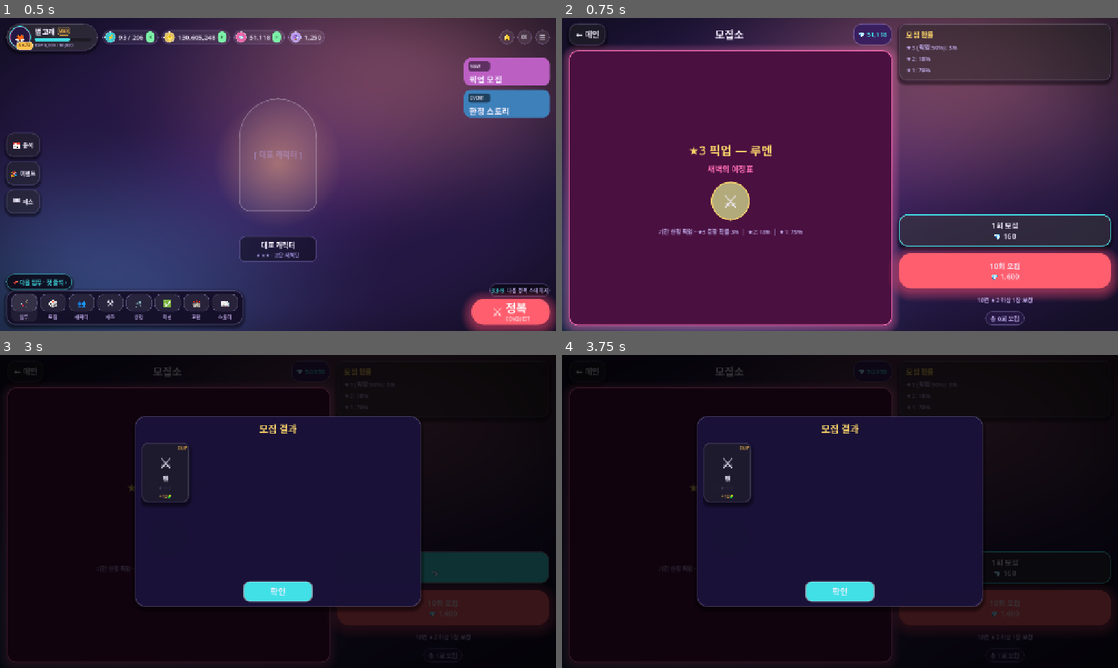
Above: before the commit, frames 1-4 (two rows, left to right).
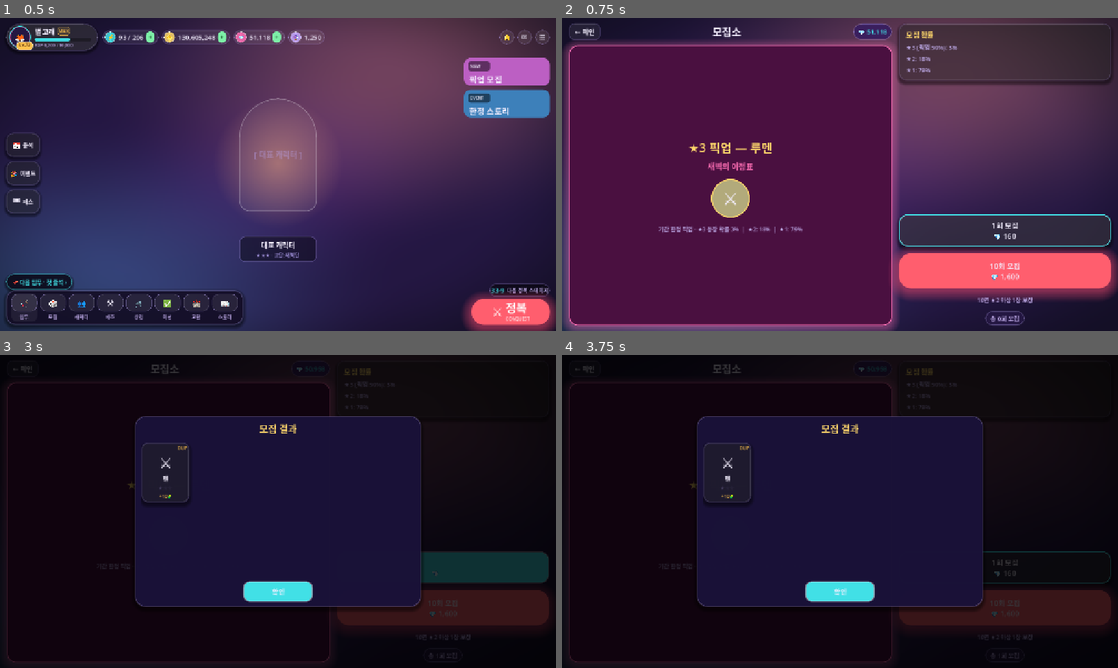
Above: after the commit, the same moments.

Repository: KADSA-OFFICIAL/Group-2
Game: Godot game, scene res://Boot.tscn
Same seed, same stepped clock (60 frames per second), same inputs: the game is played once before the commit and once after it.
Inputs:
- Up to frame 1 (0.5 s): no input
- Up to frame 2 (0.75 s): click "NEW" at 0.5 s
- Up to frame 3 (3 s): click "← 메인" at 1.25 s; click "NEW" at 2 s; click "1회 모집 💎 160" at 2.75 s
- Up to frame 4 (3.75 s): click "10회 모집 💎 1,600" at 3.5 s

Frame 1 is identical in both runs. In frame 2, 3.1% of the frame differs, in the area x 0-60%, y 1-70%; in frame 3, 0.5%; in frame 4, 0.5%.

Commit message:
feat(ui): 공유 Theme 강화 + 공용 UI 헬퍼 (전 화면 시각 일관성 토대)
🅐-2 공통 컴포넌트 추출 / 전 화면 일괄 통일의 토대.

ThemeFactory.build() 강화 (모든 화면 자동 적용):
- Button: 둥근 글래스 normal/hover/pressed/disabled/focus + 상태별 폰트색
- PanelContainer/Panel: 글래스
- ProgressBar: 둥근 트랙/필 (시안)
- LineEdit: 둥근 입력창 + 시안 포커스/캐럿

공용 헬퍼 추가:
- button_box(): 둥근 버튼 StyleBox 빌더
- back_button(on_back): 알약형 뒤로가기 버튼
- make_top_bar(title, on_back): 뒤로+제목+우측영역 상단바
- section_label(text): 섹션 헤더

검증: Godot 4.6.3 헤드리스 에러 0건.

Co-Authored-By: Claude Opus 4.8 (1M context) <noreply@anthropic.com>

Diff:
--- a/ui/theme_factory.gd
+++ b/ui/theme_factory.gd
@@ -80,22 +80,63 @@
 	sb.content_margin_bottom = 16
 	return sb
 
+# ── 버튼 StyleBox (둥근 글래스) ─────────────────────────
+static func button_box(bg: Color, border: Color, radius: int = 12) -> StyleBoxFlat:
+	var sb := StyleBoxFlat.new()
+	sb.bg_color = bg
+	sb.set_corner_radius_all(radius)
+	sb.border_color = border
+	sb.set_border_width_all(2)
+	sb.content_margin_left = 14
+	sb.content_margin_right = 14
+	sb.content_margin_top = 8
+	sb.content_margin_bottom = 8
+	sb.anti_aliasing = true
+	return sb
+
 # ── Theme 본체 ─────────────────────────────────────────
 static func build(default_font: Font = null) -> Theme:
 	var t := Theme.new()
 	if default_font:
 		t.default_font = default_font
-	t.default_font_size = 18
+	t.default_font_size = 16
 
 	t.set_color("font_color", "Label", C_INK)
 
-	t.set_stylebox("normal", "Button", glass_panel(false, 18))
-	t.set_stylebox("hover",  "Button", glass_panel(true, 18))
-	t.set_stylebox("pressed","Button", glass_panel(true, 18))
-	t.set_color("font_color", "Button", C_INK)
-	t.set_color("font_hover_color", "Button", C_CYAN)
-
-	t.set_stylebox("panel", "PanelContainer", glass_panel(false, 22))
+	# 버튼 — 둥근 글래스, 상태별 색
+	t.set_stylebox("normal",   "Button", button_box(C_GLASS, C_LINE, 12))
+	t.set_stylebox("hover",    "Button", button_box(C_GLASS_STRONG, C_CYAN, 12))
+	t.set_stylebox("pressed",  "Button", button_box(Color(C_CYAN, 0.22), C_CYAN, 12))
+	t.set_stylebox("disabled", "Button", button_box(Color(0.5, 0.5, 0.6, 0.10), Color(C_LINE, 0.4), 12))
+	var focus := StyleBoxFlat.new()
+	focus.bg_color = Color(0, 0, 0, 0)
+	focus.set_corner_radius_all(12)
+	focus.border_color = Color(C_CYAN, 0.0)
+	t.set_stylebox("focus", "Button", focus)
+	t.set_color("font_color",          "Button", C_INK)
+	t.set_color("font_hover_color",    "Button", C_CYAN)
+	t.set_color("font_pressed_color",  "Button", C_CYAN)
+	t.set_color("font_disabled_color", "Button", C_INK_FAINT)
+	t.set_font_size("font_size", "Button", 15)
+
+	# 패널
+	t.set_stylebox("panel", "PanelContainer", glass_panel(false, 18))
+	t.set_stylebox("panel", "Panel", glass_panel(false, 18))
+
+	# 프로그레스바 — 둥근 트랙/필
+	var pb_bg := round_box(Color(0, 0, 0, 0.32), 8)
+	var pb_fg := round_box(C_CYAN, 8)
+	t.set_stylebox("background", "ProgressBar", pb_bg)
+	t.set_stylebox("fill", "ProgressBar", pb_fg)
+	t.set_color("font_color", "ProgressBar", C_INK)
+
+	# 라인에딧 (설정 이름 입력)
+	var le := round_box(Color(0, 0, 0, 0.32), 10, C_LINE, 2, 0, 8)
+	var le_focus := round_box(Color(0, 0, 0, 0.32), 10, C_CYAN, 2, 0, 8)
+	t.set_stylebox("normal", "LineEdit", le)
+	t.set_stylebox("focus", "LineEdit", le_focus)
+	t.set_color("font_color", "LineEdit", C_INK)
+	t.set_color("caret_color", "LineEdit", C_CYAN)
 
 	return t
 
@@ -208,3 +249,49 @@
 		"gems":    return C_PINK
 		"token":   return C_VIOLET
 	return C_INK
+
+# ── 공용 뒤로가기 버튼 ──────────────────────────────────
+static func back_button(on_back: Callable) -> Button:
+	var b := Button.new()
+	b.text = "← 뒤로"
+	b.add_theme_font_size_override("font_size", 15)
+	b.custom_minimum_size = Vector2(0, 38)
+	b.add_theme_stylebox_override("normal",  button_box(C_GLASS, C_LINE, 999))
+	b.add_theme_stylebox_override("hover",   button_box(C_GLASS_STRONG, C_CYAN, 999))
+	b.add_theme_stylebox_override("pressed", button_box(Color(C_CYAN, 0.22), C_CYAN, 999))
+	if on_back.is_valid():
+		b.pressed.connect(on_back)
+	return b
+
+# ── 공용 상단바 (뒤로 + 제목 + 우측 영역) ───────────────
+# 반환: { "bar": MarginContainer, "row": HBoxContainer, "title": Label }
+static func make_top_bar(title_text: String, on_back: Callable) -> Dictionary:
+	var bar := MarginContainer.new()
+	bar.add_theme_constant_override("margin_left", 14)
+	bar.add_theme_constant_override("margin_right", 14)
+	bar.add_theme_constant_override("margin_top", 12)
+	bar.add_theme_constant_override("margin_bottom", 8)
+
+	var row := HBoxContainer.new()
+	row.add_theme_constant_override("separation", 10)
+	bar.add_child(row)
+
+	row.add_child(back_button(on_back))
+
+	var title := Label.new()
+	title.text = title_text
+	title.add_theme_font_size_override("font_size", 24)
+	title.add_theme_color_override("font_color", C_CYAN)
+	title.size_flags_horizontal = Control.SIZE_EXPAND_FILL
+	title.vertical_alignment = VERTICAL_ALIGNMENT_CENTER
+	row.add_child(title)
+
+	return {"bar": bar, "row": row, "title": title}
+
+# ── 섹션 헤더 라벨 ──────────────────────────────────────
+static func section_label(text: String, accent: Color = C_CYAN) -> Label:
+	var lb := Label.new()
+	lb.text = text
+	lb.add_theme_font_size_override("font_size", 18)
+	lb.add_theme_color_override("font_color", accent)
+	return lb
